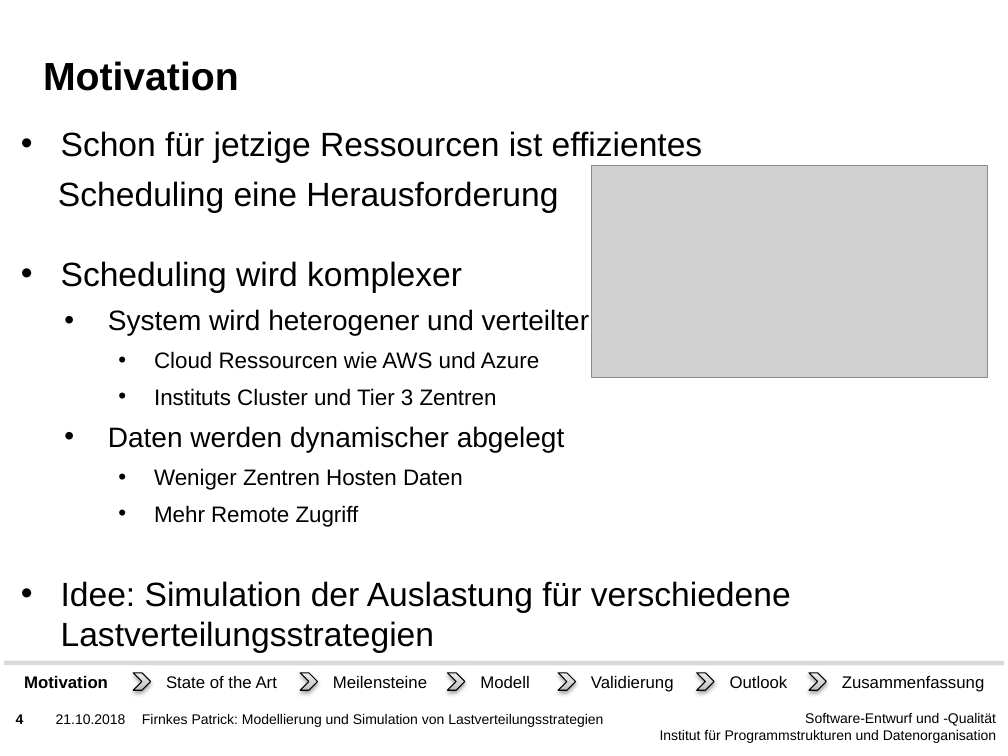
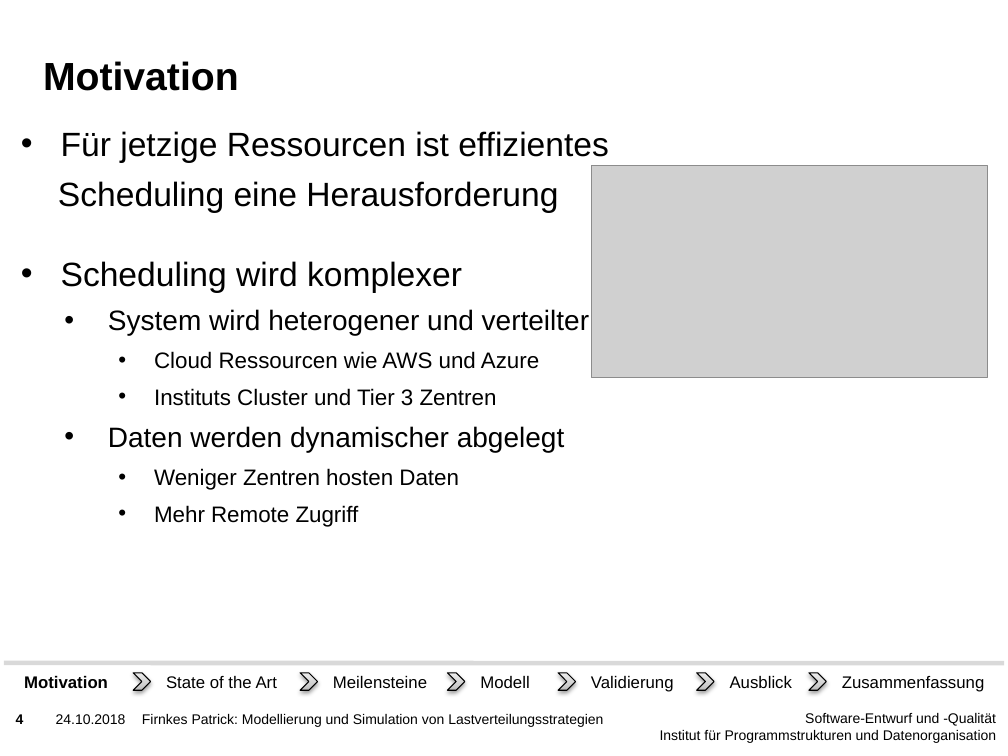
Before and after one commit to PatFirn/wlcg-loadbalancing, a slide deck: slide 4 of presentations/abschluss.pptx. Drawn at 1008x756 pixels with LibreOffice and Linux fonts; fonts in the diff are those of the drawing; grey boxes stand for pictures; background and template pictures are left out. Boxes give left, top, right and bottom in pixels: in the first picture for what was removed or moved away, otherwise in the second. Text is boxed around its words. In the diff, an @@ line names an element or a change of style, - is before the commit and + after.

Commit message:
update slides

```diff
--- a/presentations/abschluss.pptx
+++ b/presentations/abschluss.pptx
@@ text at <box>61,131,609,163</box>: text changed @@
-• Schon für jetzige Ressourcen ist effizientes
+• Für jetzige Ressourcen ist effizientes
@@ text at <box>154,468,459,490</box>: text changed @@
-    • Weniger Zentren Hosten Daten
+    • Weniger Zentren hosten Daten
@@ text at <box>61,581,791,653</box>: paragraph removed @@
-• Idee: Simulation der Auslastung für verschiedene Lastverteilungsstrategien
@@ text at <box>730,676,792,688</box>: text changed @@
-Outlook
+Ausblick
@@ text at <box>56,714,126,724</box>: text changed @@
-21.10.2018
+24.10.2018
```
Also in this commit, not shown: 31 other slides changed.
